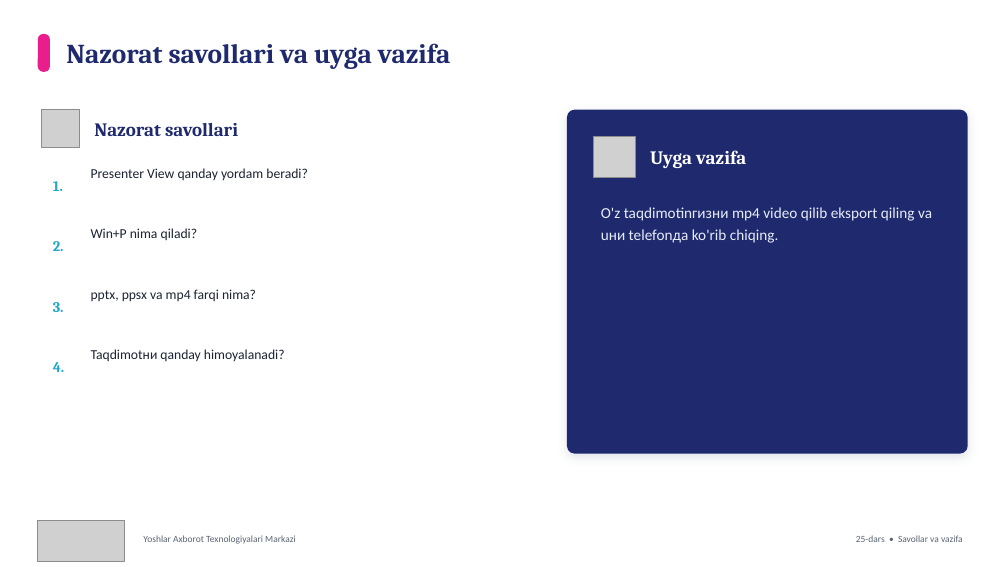
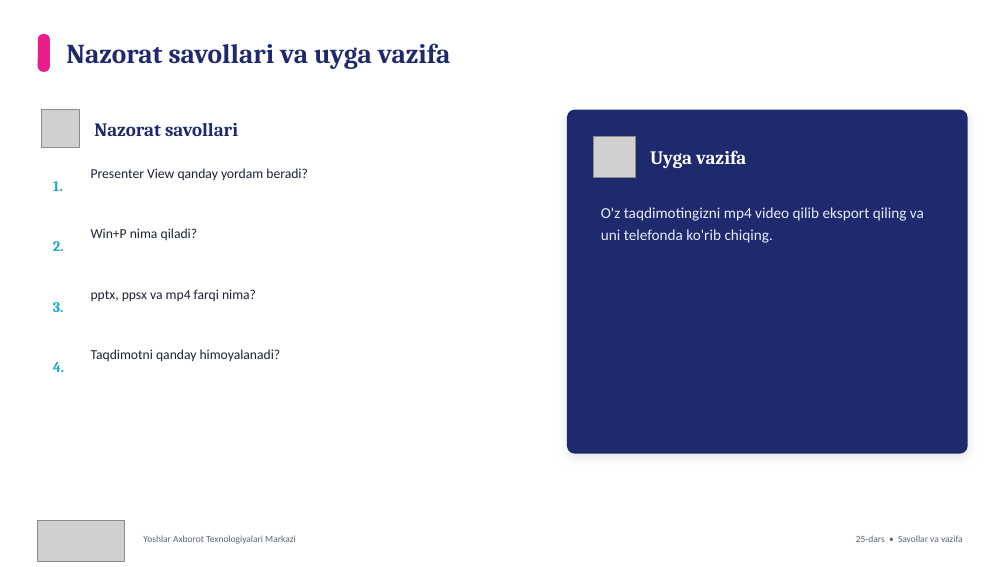
Before and after one commit to Xusanbek0039/kompyuter_savodxonligi_it_shaharcha, a slide deck: slide 6 of 25-dars - Ma'ruzachi rejimi, taqdimotni saqlash (prezentatsiya, demonstratsiya va video) va himoya/25-dars - Slayd.pptx. Drawn at 1008x567 pixels with LibreOffice and Linux fonts; fonts in the diff are those of the drawing; grey boxes stand for pictures. Boxes give left, top, right and bottom in pixels: in the first picture for what was removed or moved away, otherwise in the second. Text is boxed around its words. In the diff, an @@ line names an element or a change of style, - is before the commit and + after.

```diff
--- a/25-dars - Ma'ruzachi rejimi, taqdimotni saqlash (prezentatsiya, demonstratsiya va video) va himoya/25-dars - Slayd.pptx
+++ b/25-dars - Ma'ruzachi rejimi, taqdimotni saqlash (prezentatsiya, demonstratsiya va video) va himoya/25-dars - Slayd.pptx
@@ text at [601,207,924,243]: text changed @@
-O'z taqdimotinгизни mp4 video qilib eksport qiling va uни telefonда ko'rib chiqing.
+O'z taqdimotingizni mp4 video qilib eksport qiling va uni telefonda ko'rib chiqing.
@@ text at [91,349,281,362]: text changed @@
-Taqdimotни qanday himoyalanadi?
+Taqdimotni qanday himoyalanadi?
```
Also in this commit, not shown: 1 other slide changed, 34 other files.
